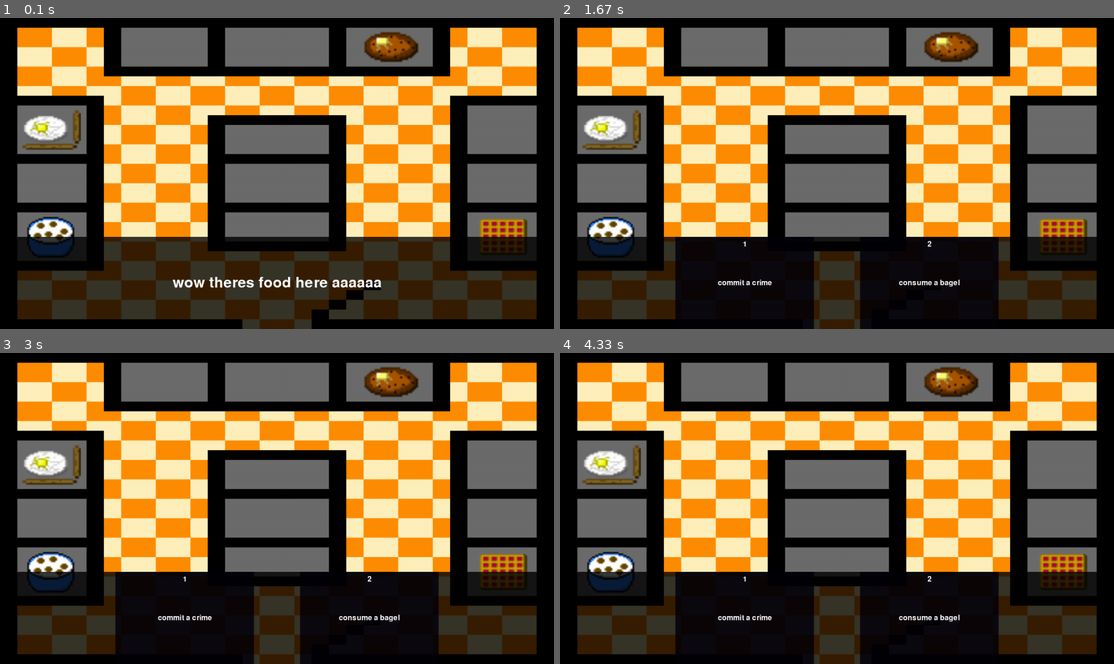
Above: before the commit, frames 1-4 (two rows, left to right).
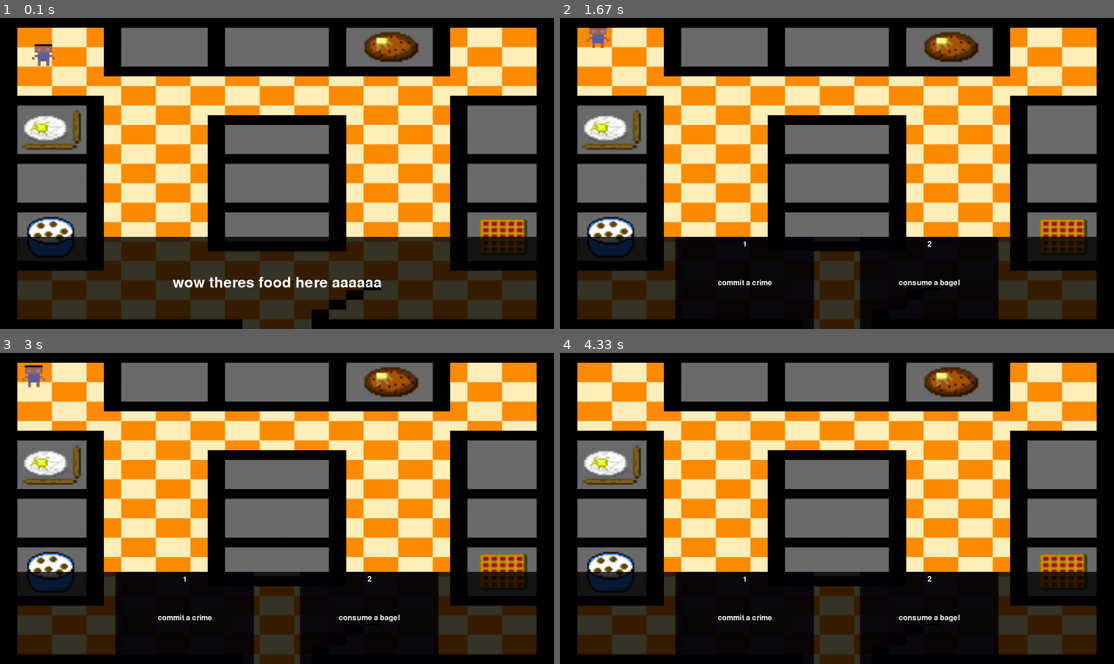
Above: after the commit, the same moments.

Repository: tymatt1/AnOrdinaryDay
Game: pygame game, started from src/main.py
Two runs of this game, one before a commit and one after it. Both use one fixed random seed, a clock stepped at 60 frames per second and the inputs below.
Inputs:
- Up to frame 1 (0.1 s): no input
- Up to frame 2 (1.67 s): hold W 0.33-0.8 s; hold A 0.83-1.37 s; tap Space at 0.9, 1.2, 1.47 s; hold S from 1.4 s (still down)
- Up to frame 3 (3 s): release S at 1.7 s; hold A 1.73-2.13 s; tap Space at 1.8, 2.1, 2.23, 2.63 s; hold W 2.17-2.53 s; hold S 2.57-2.93 s; hold A from 2.97 s (still down)
- Up to frame 4 (4.33 s): tap Space at 3.03, 3.33, 3.53, 3.87, 4.17 s; release A at 3.43 s; hold W 3.47-3.77 s; hold A from 3.8 s (still down)

The runs differ from the first frame. In frame 1, 0.2% of the frame differs, in the area x 5-10%, y 8-16%; in frame 2, 0.2%; in frame 3, 0.2%; in frame 4, nothing differs.

Commit message:
Added character movement and drawing

Diff:
--- a/src/main.py
+++ b/src/main.py
@@ -3,7 +3,7 @@
 import Input
 import scenes
 import renderHelper as rh
-
+import playerRender
 
 FPS = 60
 
@@ -26,6 +26,7 @@
 
     scenes.currentScene.update()
     scenes.currentScene.render()
+    playerRender.drawCharacter()
 
     rh.render()  # maybe delete later???
     pg.time.wait(int(1000 / FPS) - (pg.time.get_ticks() - startMillis))  # do math to fps limit the game
--- /dev/null
+++ b/src/playerRender.py
@@ -0,0 +1,21 @@
+import Input
+import pygame
+import renderHelper as rh
+import Assets
+
+draw = True
+x = 0
+y = 0
+
+
+def drawCharacter():
+    global x, y
+    rh.drawImg(Assets.character, (x, y), (200, 150))
+    if Input.getKey(pygame.K_w):
+        y -= 3
+    if Input.getKey(pygame.K_s):
+        y += 3
+    if Input.getKey(pygame.K_a):
+        x -= 3
+    if Input.getKey(pygame.K_w):
+        x += 3
